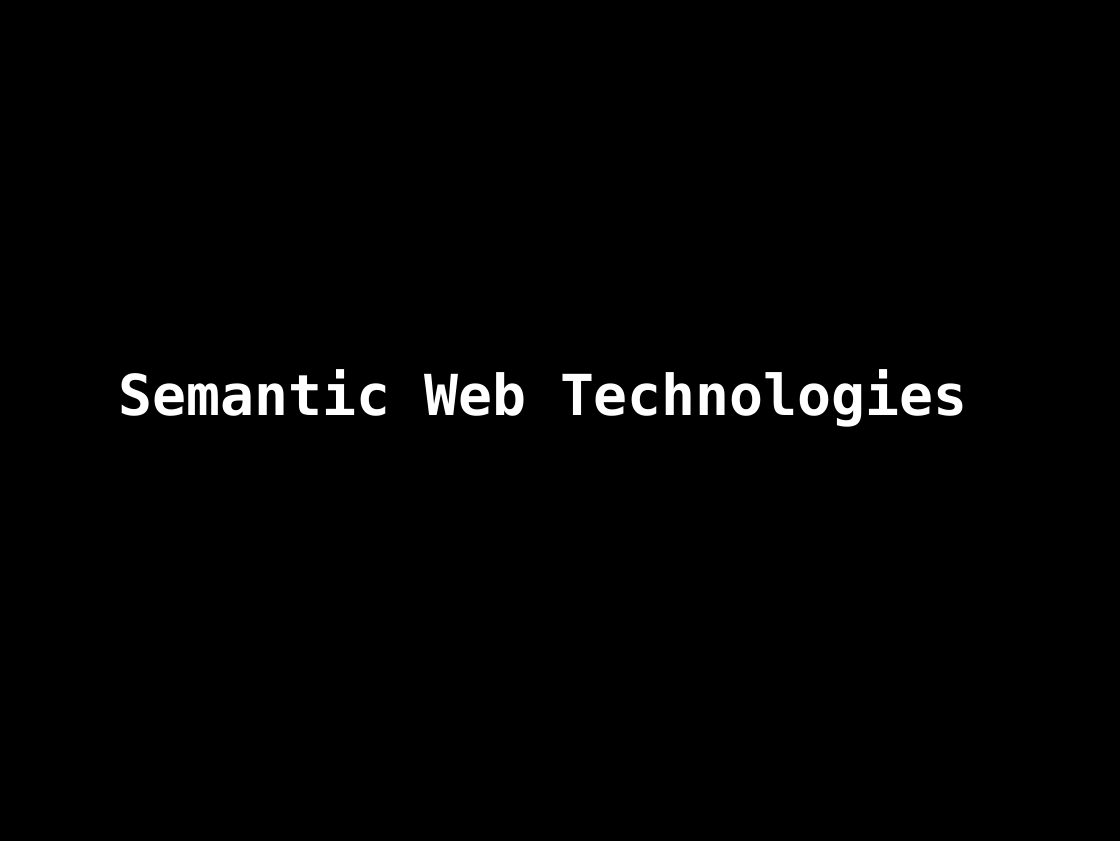
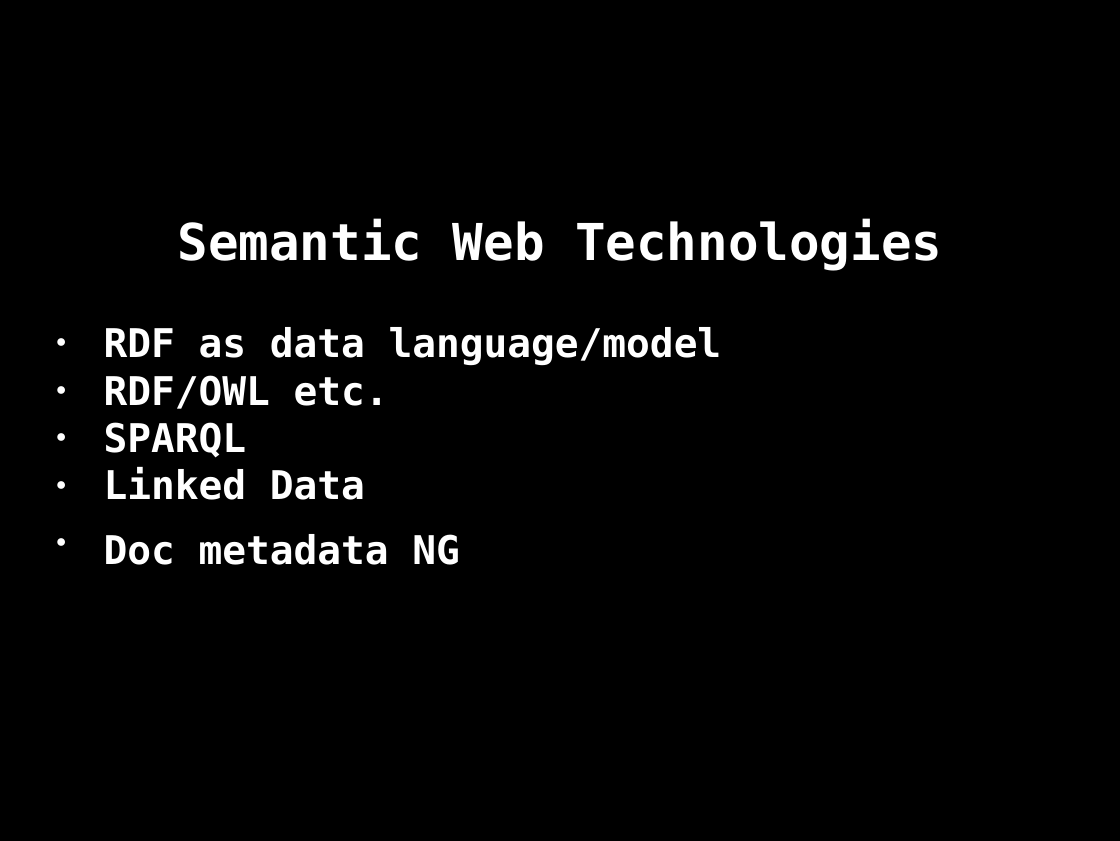
Before and after one commit to danja/hyperdata-2015, a slide deck: slide 14 of docs/salzburg/slides.odp. Drawn at 1120x841 pixels with LibreOffice and Linux fonts; fonts in the diff are those of the drawing. Boxes give left, top, right and bottom in pixels: in the first picture for what was removed or moved away, otherwise in the second. Text is boxed around its words. In the diff, an @@ line names an element or a change of style, - is before the commit and + after.

```diff
--- a/docs/salzburg/slides.odp
+++ b/docs/salzburg/slides.odp
@@ subtitle at (178,218,942,271): size 40 to 36 pt in "Semantic Web Technologies" @@
@@ subtitle at (104,327,722,565): paragraphs added @@
+● RDF as data language/model
+● RDF/OWL etc.
+● SPARQL
+● Linked Data
+● Doc metadata NG
```
Also in this commit, not shown: 21 other slides changed, 25 slides added, 14 slides removed, 17 other files.
